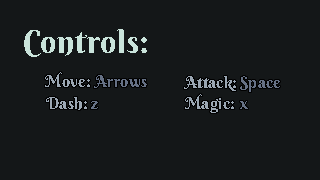
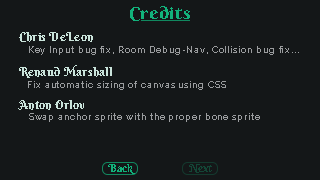
The second 320 × 180 image is a revision of the first. Changes to its layers:
showed group "Credits" (1st of 3) (78 layers) over [18, 6, 299, 175]
renamed "Ezovex Dickson Goh" to "Anton Orlov", painted on it over [18, 100, 99, 111]
hid group "Controls" (15 layers) over [24, 29, 280, 175]
